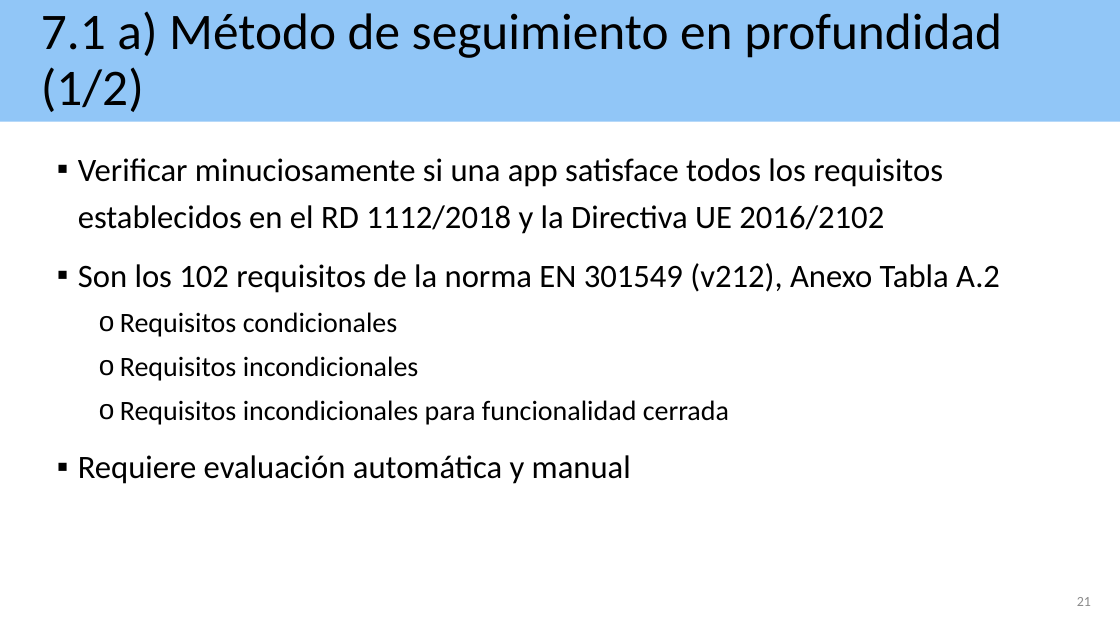
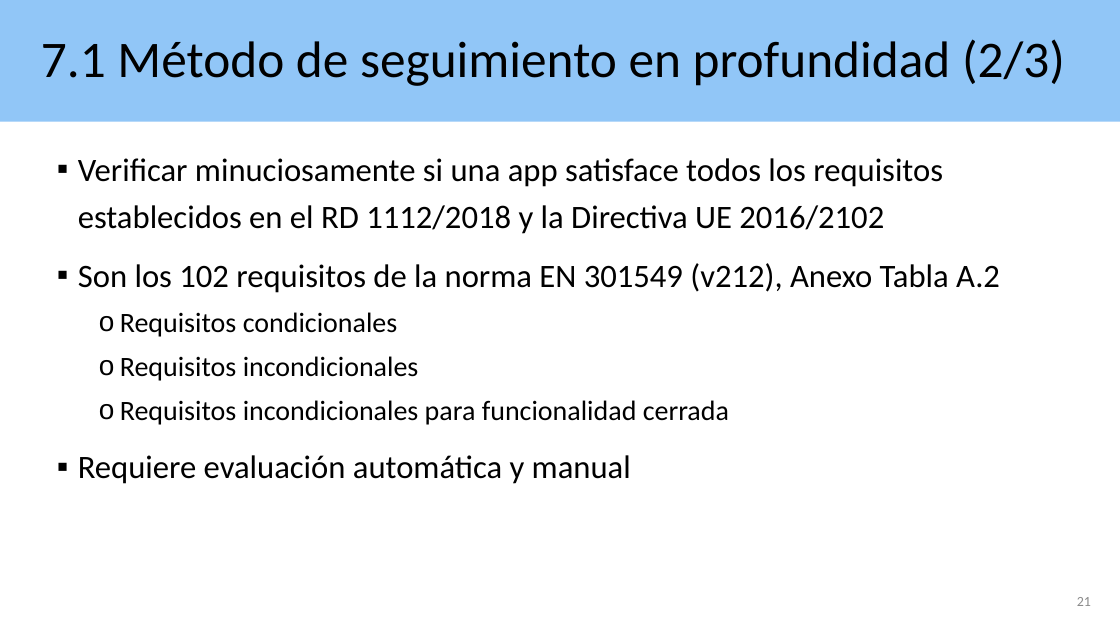
Before and after one commit to josehilera/accesibilidad, a slide deck: slide 21 of apps/Accesibilidad apps aplicando RD 1112 2018.pptx. Drawn at 1120x630 pixels with LibreOffice and Linux fonts; fonts in the diff are those of the drawing. Boxes give left, top, right and bottom in pixels: in the first picture for what was removed or moved away, otherwise in the second. Text is boxed around its words. In the diff, an @@ line names an element or a change of style, - is before the commit and + after.

```diff
--- a/apps/Accesibilidad apps aplicando RD 1112 2018.pptx
+++ b/apps/Accesibilidad apps aplicando RD 1112 2018.pptx
@@ title at [41,39,1065,86]: text changed @@
-7.1 a) Método de seguimiento en profundidad (1/2)
+7.1 Método de seguimiento en profundidad (2/3)
```
Also in this commit, not shown: 9 other slides changed, 1 slide removed, 4 other files.
